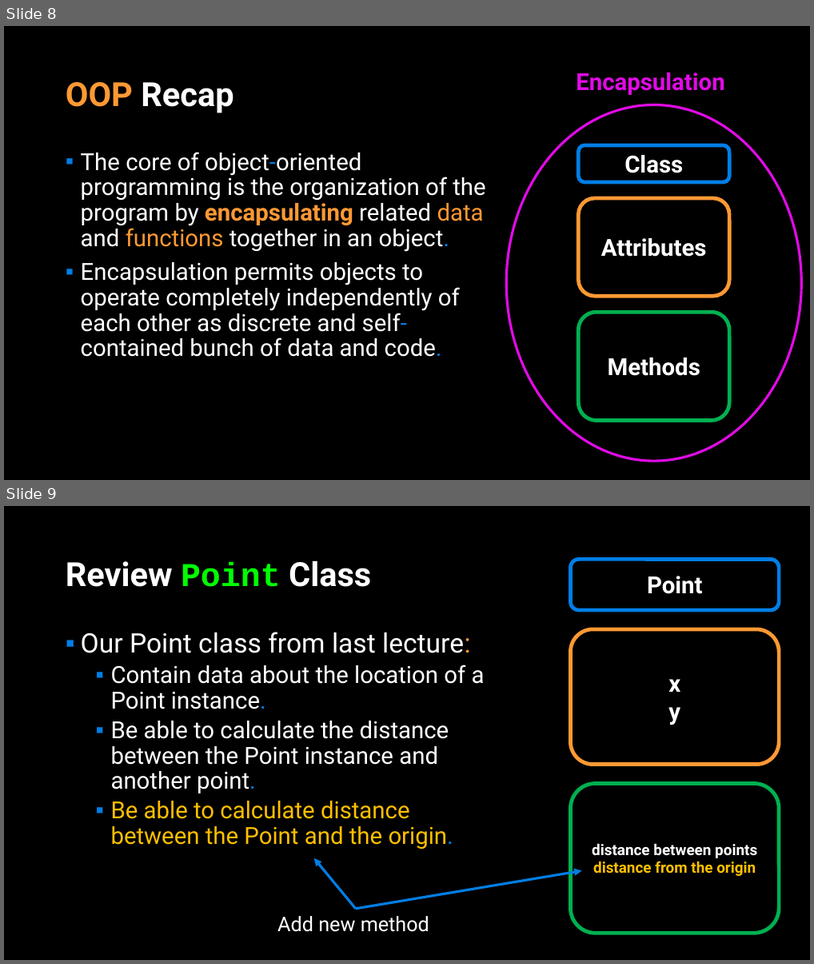
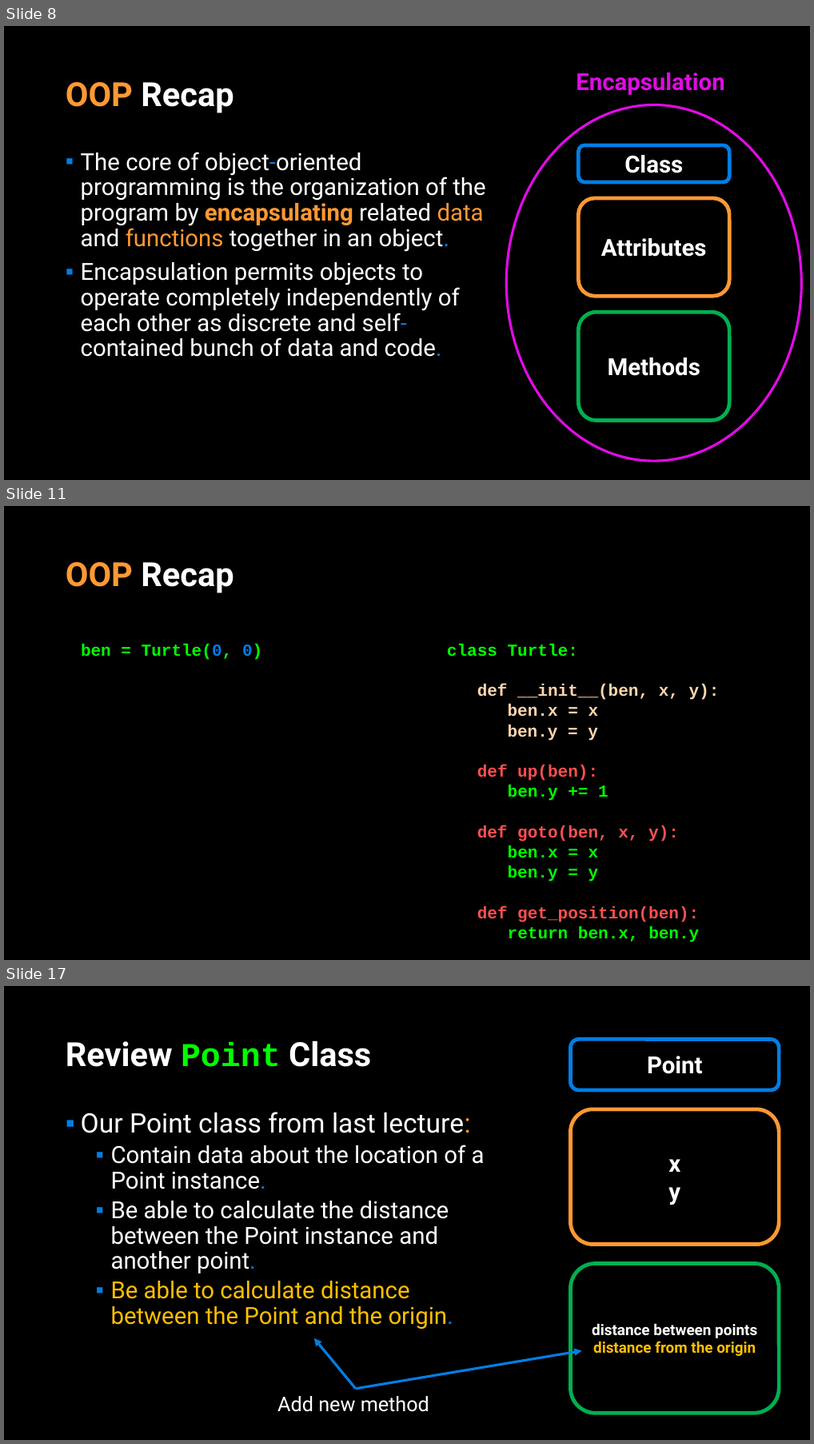
Before and after one commit to APS106/APS106-winter-2022-material, a slide deck: lectures/week10/lecture2/slides/week10_lecture2.pptx. Shown one above the other, each under a label of ours: slides 8 and 9 before the commit, slides 8, 11 and 17 after it; the slides between them are not shown. The pictures are 814x964 and 814x1444 pixels, drawn with LibreOffice and Linux fonts; fonts in the diff are those of the drawing; background and template pictures are left out. Boxes give left, top, right and bottom in pixels: in the first picture for what was removed or moved away, otherwise in the second. Text is boxed around its words. In the diff, an @@ line names an element or a change of style, - is before the commit and + after.

```diff
--- a/lectures/week10/lecture2/slides/week10_lecture2.pptx
+++ b/lectures/week10/lecture2/slides/week10_lecture2.pptx
@@ slide 11 added at bbox=[4, 506, 810, 960], background picture (left out) @@
@@ title added at bbox=[66, 562, 234, 593], 39.6 pt, text #FFFFFF, bold @@
+OOP Recap
@@ text added at bbox=[81, 644, 262, 660], 20 pt, text #00FF00, bold @@
+ben = Turtle(0, 0)
@@ text added at bbox=[447, 644, 720, 942], 20 pt, text #00FF00, bold @@
+class Turtle:
+def __init__(ben, x, y):
+ben.x = x
+ben.y = y
+def up(ben):
+ben.y += 1
+def goto(ben, x, y):
+ben.x = x
+ben.y = y
+def get_position(ben):
+return ben.x, ben.y
@@ what was slide 9 is now slide 17 @@
```
Also in this commit, not shown: 5 slides changed, 8 other slides added, 13 other files.
